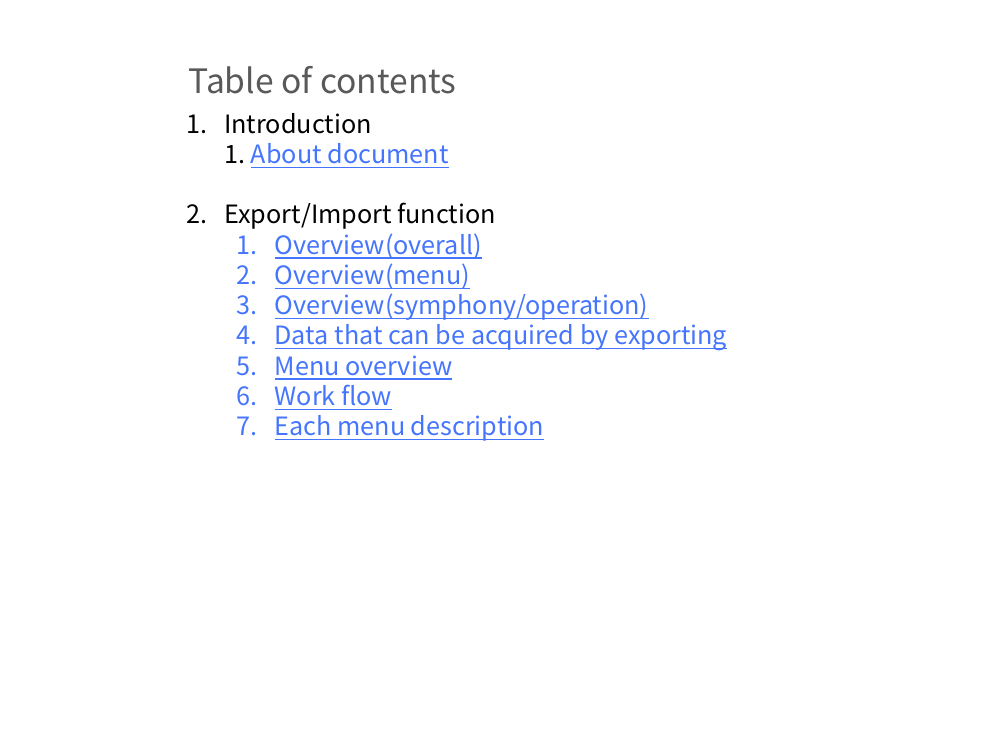
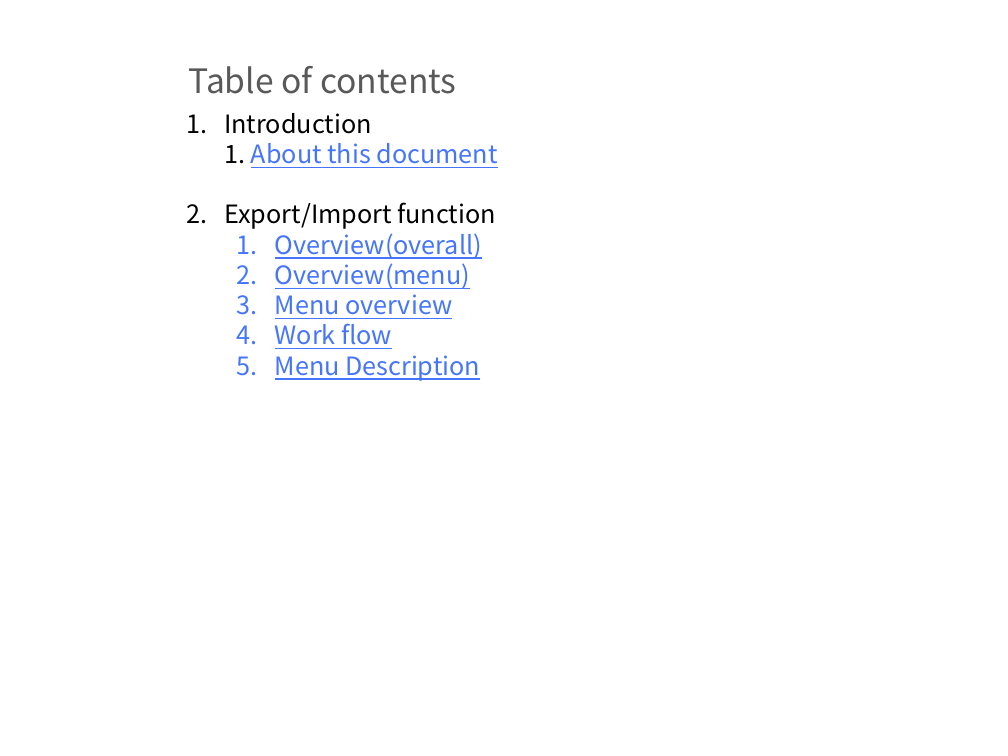
Before and after one commit to exastro-suite/it-automation-docs, a slide deck: slide 2 of asset/Learn/ITA-export-import_classroom_lecture_en.pptx. Drawn at 1008x756 pixels with LibreOffice and Linux fonts; fonts in the diff are those of the drawing; background and template pictures are left out. Boxes give left, top, right and bottom in pixels: in the first picture for what was removed or moved away, otherwise in the second. Text is boxed around its words. In the diff, an @@ line names an element or a change of style, - is before the commit and + after.

```diff
--- a/asset/Learn/ITA-export-import_classroom_lecture_en.pptx
+++ b/asset/Learn/ITA-export-import_classroom_lecture_en.pptx
@@ text at box(224, 113, 498, 168): text changed; text colour #000000 to #4575FD @@
-1. Introduction
-   1. About document
+1. Introduction
+   1. About this document
@@ text at box(275, 288, 727, 351): paragraphs removed @@
-  3. Overview(symphony/operation)
-  4. Data that can be acquired by exporting
@@ text at box(275, 355, 480, 381): text changed @@
-  7. Each menu description
+  5. Menu Description
```
Also in this commit, not shown: 9 other slides changed, 7 slides removed, 5 other files.
